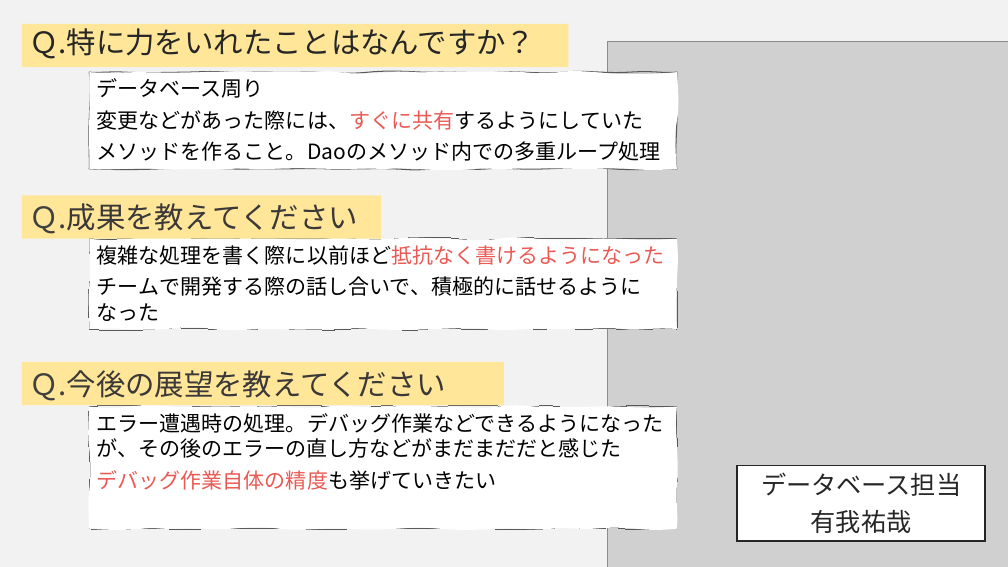
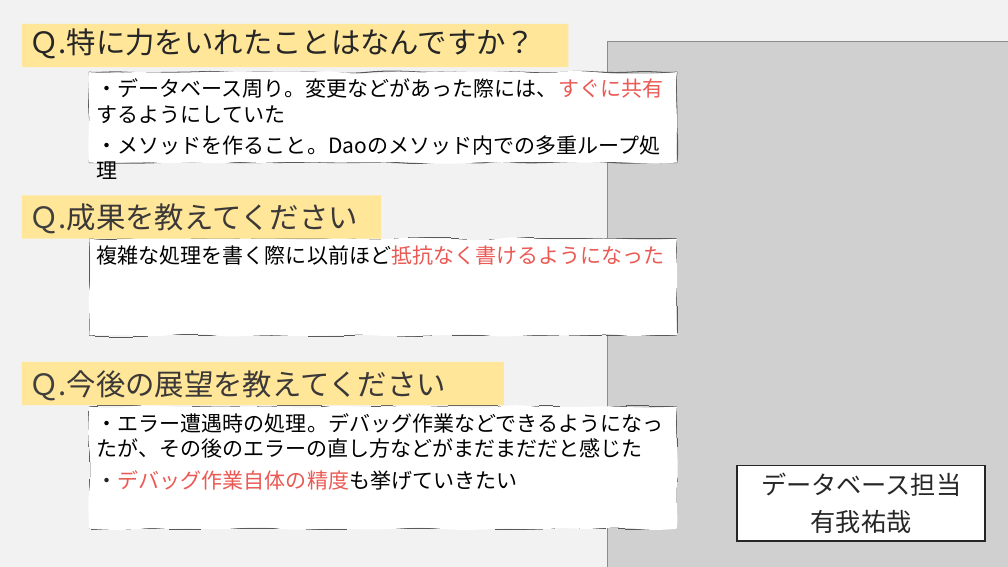
Before and after one commit to DOJO-2021/C-2, a slide deck: slide 17 of documents/SkyNHプレゼンテーションひな形4.pptx. Drawn at 1008x567 pixels with LibreOffice and Linux fonts; fonts in the diff are those of the drawing; grey boxes stand for pictures. Boxes give left, top, right and bottom in pixels: in the first picture for what was removed or moved away, otherwise in the second. Text is boxed around its words. In the diff, an @@ line names an element or a change of style, - is before the commit and + after.

```diff
--- a/documents/SkyNHプレゼンテーションひな形4.pptx
+++ b/documents/SkyNHプレゼンテーションひな形4.pptx
@@ freeform shape "・データベース周り。変更などがあった際には、すぐに共有するようにしていた": place and size @@
-freeform shape "・データベース周り。変更などがあった際には、すぐに共有するようにしていた" at [89, 72, 677, 169]
+freeform shape "・データベース周り。変更などがあった際には、すぐに共有するようにしていた" at [89, 72, 677, 162]
@@ text in freeform shape at [97, 78, 664, 155]: text changed @@
-データベース周り
-変更などがあった際には、すぐに共有するようにしていた
-メソッドを作ること。Daoのメソッド内での多重ループ処理
+・データベース周り。変更などがあった際には、すぐに共有するようにしていた
+・メソッドを作ること。Daoのメソッド内での多重ループ処理
@@ freeform shape "複雑な処理を書く際に以前ほど抵抗なく書けるようになった": place and size @@
-freeform shape "複雑な処理を書く際に以前ほど抵抗なく書けるようになった" at [89, 239, 677, 329]
+freeform shape "複雑な処理を書く際に以前ほど抵抗なく書けるようになった" at [89, 239, 677, 336]
@@ text in freeform shape at [97, 276, 642, 321]: paragraph removed @@
-チームで開発する際の話し合いで、積極的に話せるようになった
@@ text in freeform shape at [97, 413, 664, 490]: text changed @@
-エラー遭遇時の処理。デバッグ作業などできるようになったが、その後のエラーの直し方などがまだまだだと感じた
-デバッグ作業自体の精度も挙げていきたい
+・エラー遭遇時の処理。デバッグ作業などできるようになったが、その後のエラーの直し方などがまだまだだと感じた
+・デバッグ作業自体の精度も挙げていきたい
```
Also in this commit, not shown: 1 other slide changed, 3 other files.
